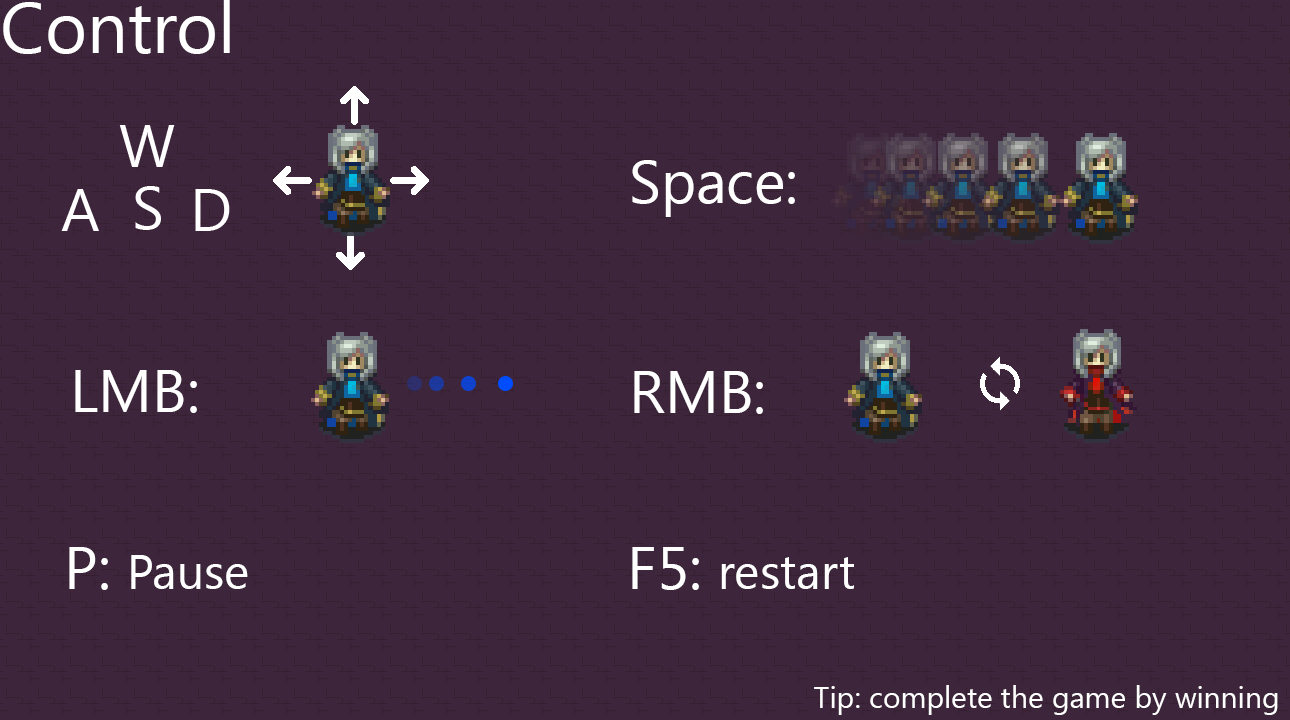
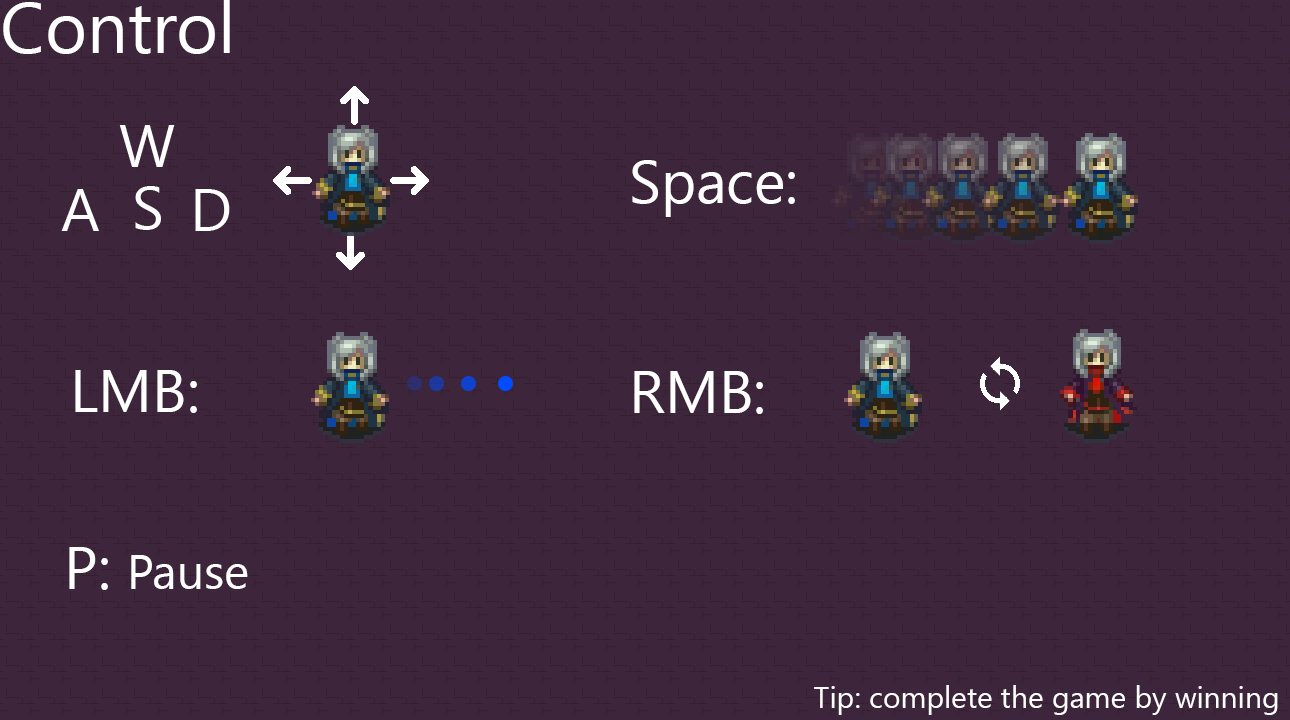
Layers edited between the first and the second 1290 x 720 image:
removed group "Group 1" (1 layers) over (x1=632, y1=547, x2=854, y2=590)
removed layer "F5: restart" from group "Group 1" over (x1=632, y1=547, x2=854, y2=590)
